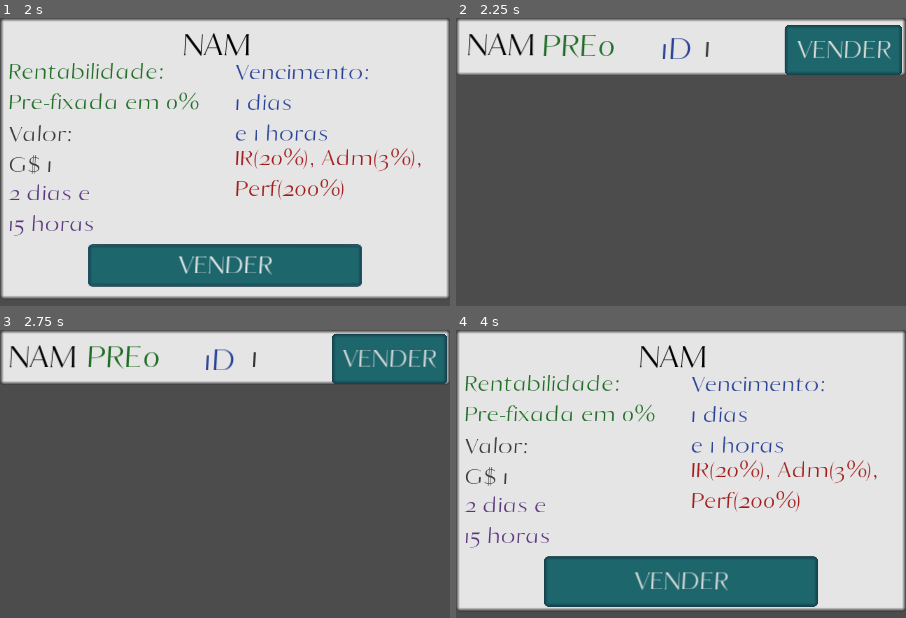
Above: before the commit, frames 1-4 (two rows, left to right).
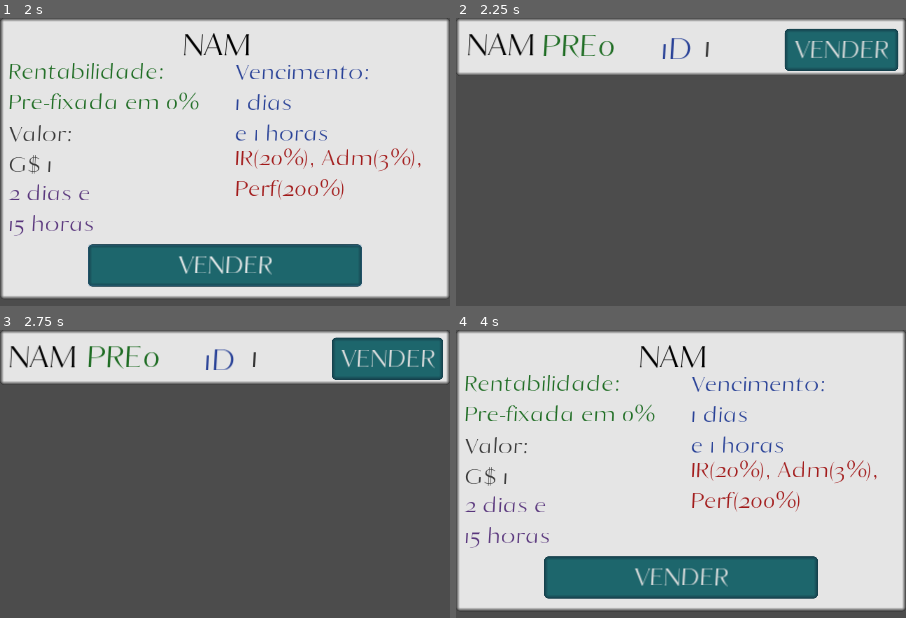
Above: after the commit, the same moments.

Repository: AndreMoukarzel/Grana-Preta
Game: Godot game, scene res://broker/bond/BoughtBond.tscn
Two runs of this game, one before a commit and one after it. Both use one fixed random seed, a clock stepped at 60 frames per second and the inputs below. This scene is started directly instead of the project's main scene.
Inputs:
- Up to frame 1 (2 s): click "NAM" at 0.5 s; click "VENDER" at 1.25 s
- Up to frame 2 (2.25 s): click "NAM" at 2 s
- Up to frame 3 (2.75 s): no input
- Up to frame 4 (4 s): click "VENDER" at 2.75 s; click "NAM" at 3.5 s

Frame 1 is identical in both runs. In frame 2, 1.8% of the frame differs, in the area x 72-100%, y 2-20%; in frame 3, 1.8%; in frame 4, 2.8%, in the area x 19-81%, y 82-97%.
Error in both runs: Attempt to call function 'get_parent' in base 'null instance' on a null instance. (res://broker/bond/BoughtBond.gd:90)

Commit message:
Bug fixes
Fix #64
Fix #63

Diff:
--- a/City.tscn
+++ b/City.tscn
@@ -11,8 +11,10 @@
 [ext_resource path="res://CityTileset.tres" type="TileSet" id=9]
 
 [node name="City" type="Control"]
-margin_right = 40.0
-margin_bottom = 40.0
+margin_left = 300.0
+margin_top = 400.0
+margin_right = 340.0
+margin_bottom = 440.0
 script = ExtResource( 1 )
 
 [node name="HUD" parent="." instance=ExtResource( 2 )]
@@ -63,22 +65,22 @@
 texture_normal = ExtResource( 7 )
 
 [node name="SwipeHandler" parent="." instance=ExtResource( 8 )]
-speed_divisor = 40.0
 
 [node name="SwipingCamera" parent="SwipeHandler" index="0"]
-position = Vector2( 684.955, 387 )
-limit_right = 1500
-limit_bottom = 1300
+position = Vector2( 1194.97, 1033.11 )
+limit_left = 300
+limit_right = 2060
+limit_bottom = 1920
 zoomable = true
 maximum_zoomin = Vector2( 1, 1 )
-minimum_zoomout = Vector2( 1.4, 1.4 )
+minimum_zoomout = Vector2( 1.6, 1.6 )
 
 [node name="TileMap" type="TileMap" parent="."]
 z_index = -1
 tile_set = ExtResource( 9 )
 cell_size = Vector2( 255, 255 )
 format = 1
-tile_data = PoolIntArray( 0, 7, 0, 1, 4, 0, 2, 0, 0, 3, 3, 0, 4, 0 …(506 unchanged characters)…
+tile_data = PoolIntArray( -131072, 7, 0, -131071, 1, 0, -131070, 7, 0, -131069, 7, 0, -131068, 7, 0, -131067, 1, 0, -131066, 7, 0, -65536, 7, 0, -65535, 1, 0, -65534, 7, 0, -65533, 7, 0, -65532, 7, 0, -65531, 1, 0, -65530, 7, 0, 0, 7, 0, 1, 4, 0, 2, 0, 0, 3, 3, 0, 4, 0 …(506 unchanged characters)…
 
 [connection signal="pressed" from="House" to="." method="_on_House_pressed"]
 [connection signal="pressed" from="School" to="." method="_on_School_pressed"]
--- a/broker/bond/Bond.gd
+++ b/broker/bond/Bond.gd
@@ -133,8 +133,8 @@
 	else:
 		$Tween.interpolate_property($Expiration, "rect_position", null, Vector2(260, -20), TWN_TIME, Tween.TRANS_QUAD, Tween.EASE_IN_OUT)
 	$Tween.interpolate_property($MinInvestment, "rect_position", null, Vector2(320, -20), TWN_TIME, Tween.TRANS_QUAD, Tween.EASE_IN_OUT)
-	$Tween.interpolate_property($Apply, "rect_position", null, Vector2(425, 5), TWN_TIME, Tween.TRANS_QUAD, Tween.EASE_IN_OUT)
-	$Tween.interpolate_property($Apply, "rect_size", null, Vector2(147, 64), TWN_TIME, Tween.TRANS_QUAD, Tween.EASE_IN_OUT)
+	$Tween.interpolate_property($Apply, "rect_position", null, Vector2(425, 10), TWN_TIME, Tween.TRANS_QUAD, Tween.EASE_IN_OUT)
+	$Tween.interpolate_property($Apply, "rect_size", null, Vector2(142, 53), TWN_TIME, Tween.TRANS_QUAD, Tween.EASE_IN_OUT)
 	$Tween.start()
 
 	is_open = false
